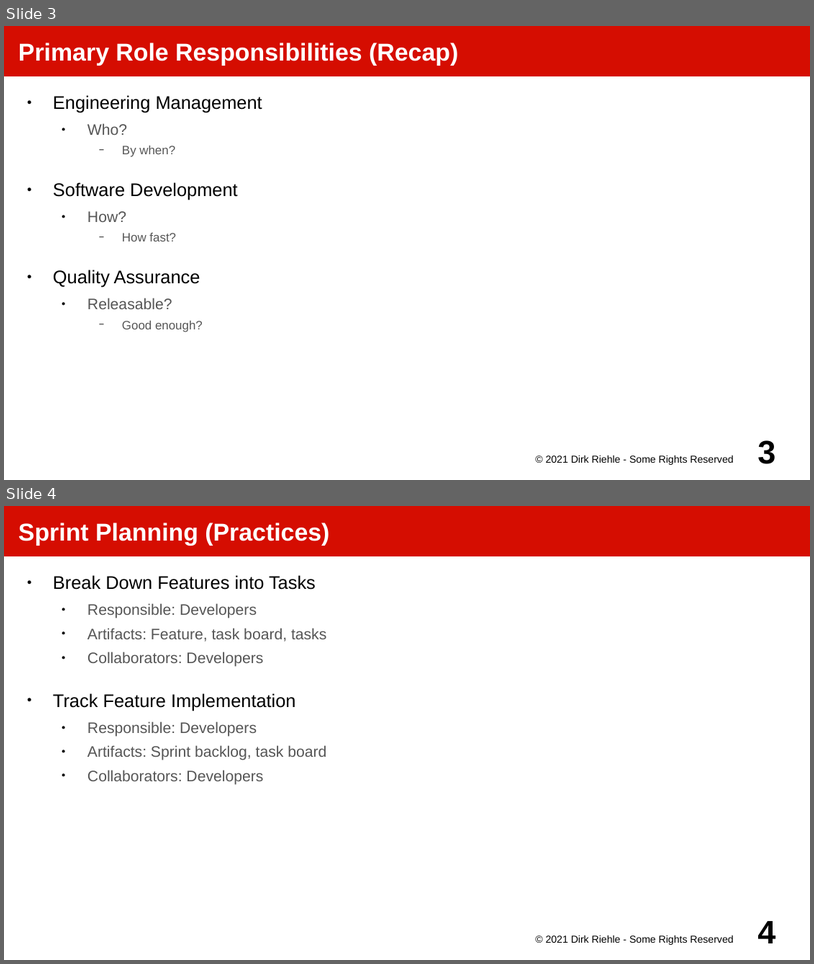
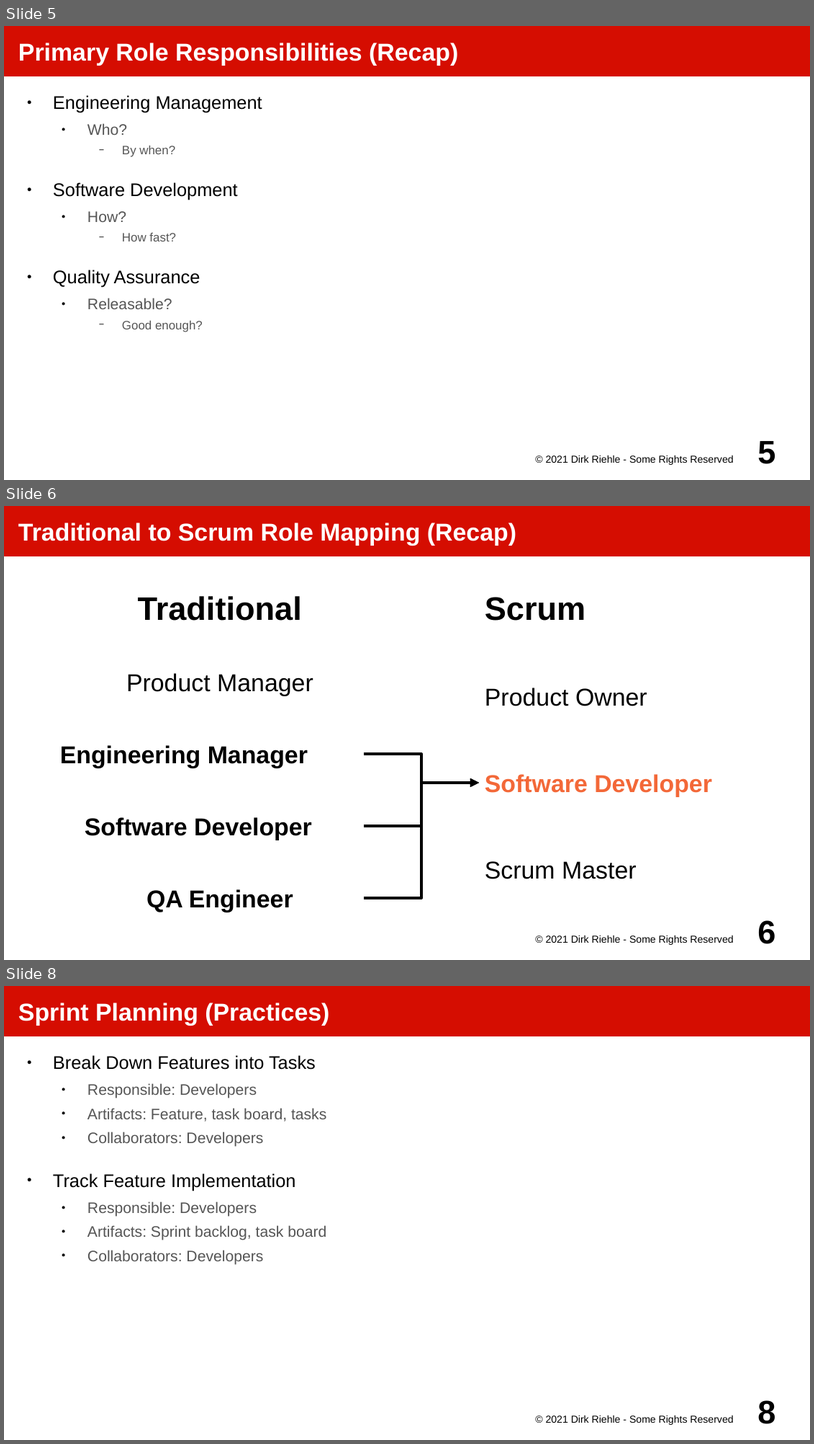
Before and after one commit to dirkriehle/amos-course, a slide deck: Lecture slides/AMOS E01 - Software Development.odp. Shown one above the other, each under a label of ours: slides 3 and 4 before the commit, slides 5, 6 and 8 after it; the slides between them are not shown. The pictures are 814x964 and 814x1444 pixels, drawn with LibreOffice and Linux fonts; fonts in the diff are those of the drawing. Boxes give left, top, right and bottom in pixels: in the first picture for what was removed or moved away, otherwise in the second. Text is boxed around its words. In the diff, an @@ line names an element or a change of style, - is before the commit and + after.

Commit message:
Updated Part E slides on software development

```diff
--- a/Lecture slides/AMOS E01 - Software Development.odp
+++ b/Lecture slides/AMOS E01 - Software Development.odp
@@ slide 6 added at bbox=[4, 506, 810, 960], background #FFFFFF @@
@@ title added at bbox=[4, 506, 810, 556], fill #D50D01, 24 pt, text #FFFFFF, bold @@
+Traditional to Scrum Role Mapping (Recap)
@@ text added at bbox=[138, 596, 302, 620], 32 pt, text #000000, bold @@
+Traditional
@@ text added at bbox=[485, 597, 586, 620], 32 pt, text #000000, bold @@
+Scrum
@@ text added at bbox=[126, 673, 314, 696], 24 pt, text #000000 @@
+Product Manager
@@ text added at bbox=[485, 687, 648, 706], 24 pt, text #000000 @@
+Product Owner
@@ text added at bbox=[60, 745, 308, 768], 24 pt, text #000000, bold @@
+Engineering Manager
@@ elbow arrow added from (364, 754) to (480, 782), #000000 2.83 pt @@
@@ elbow arrow added from (364, 826) to (480, 782), #000000 2.83 pt @@
@@ elbow arrow added from (364, 898) to (480, 782), #000000 2.83 pt @@
@@ text added at bbox=[485, 774, 712, 797], 24 pt, text #F36838, bold @@
+Software Developer
@@ text added at bbox=[85, 817, 312, 840], 24 pt, text #000000, bold @@
+Software Developer
@@ text added at bbox=[485, 861, 636, 879], 24 pt, text #000000 @@
+Scrum Master
@@ text added at bbox=[147, 889, 293, 912], 24 pt, text #000000, bold @@
+QA Engineer
@@ text added at bbox=[546, 934, 733, 944], 10 pt, text #000000 @@
+© 2021 Dirk Riehle - Some Rights Reserved
@@ page number added at bbox=[758, 920, 776, 944], 32 pt, text #000000, bold @@
+6
@@ what was slide 3 is now slide 5 @@
@@ page number at bbox=[758, 441, 776, 464]: text changed @@
-3
+5
@@ what was slide 4 is now slide 8 @@
@@ page number at bbox=[758, 1400, 776, 1424]: text changed @@
-4
+8
```
Also in this commit, not shown: 2 slides changed, 7 other slides added, 8 other files.
